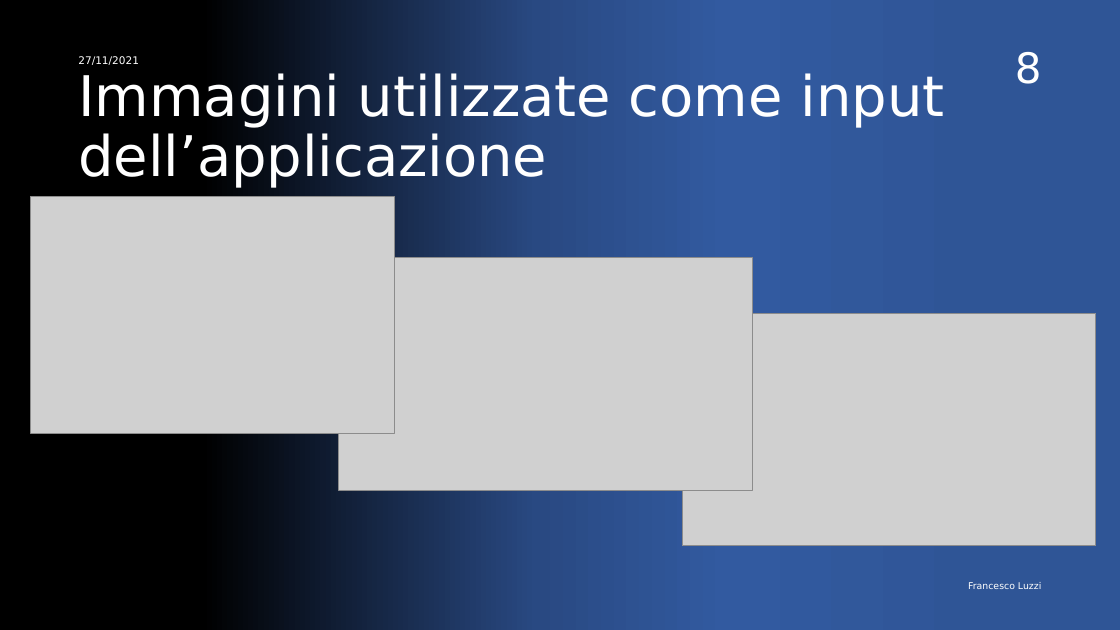
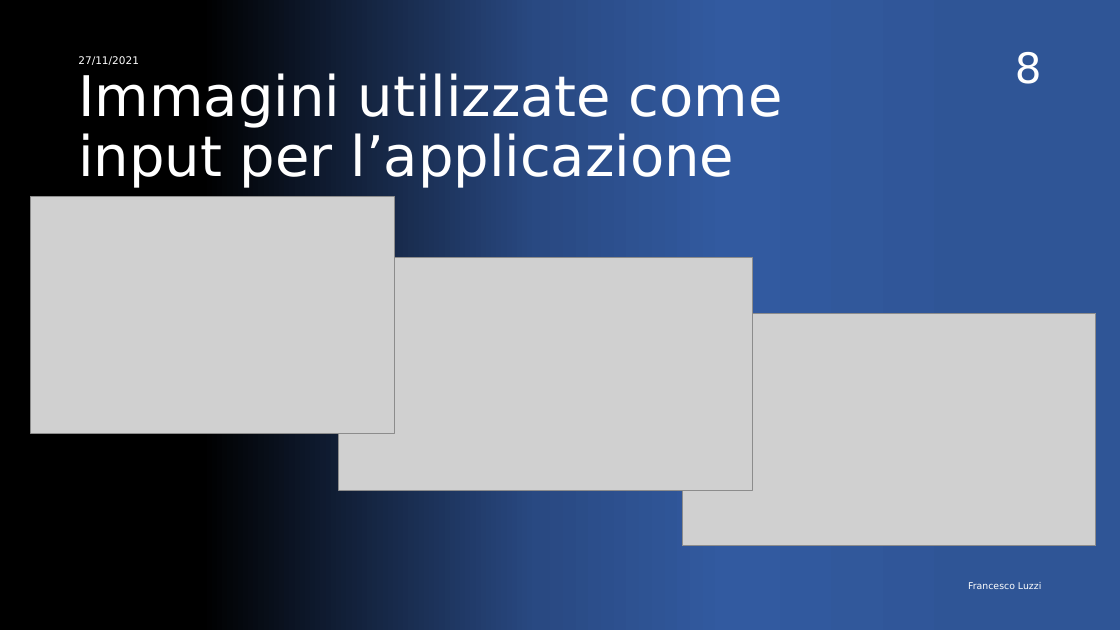
Before and after one commit to FrancescoLuzzi/Tesi, a slide deck: slide 8 of Presentazione.pptx. Drawn at 1120x630 pixels with LibreOffice and Linux fonts; fonts in the diff are those of the drawing; grey boxes stand for pictures. Boxes give left, top, right and bottom in pixels: in the first picture for what was removed or moved away, otherwise in the second. Text is boxed around its words. In the diff, an @@ line names an element or a change of style, - is before the commit and + after.

Commit message:
Update

```diff
--- a/Presentazione.pptx
+++ b/Presentazione.pptx
@@ title at (x1=78, y1=70, x2=783, y2=188): text changed @@
-Immagini utilizzate come input dell’applicazione
+Immagini utilizzate come input per l’applicazione
```
